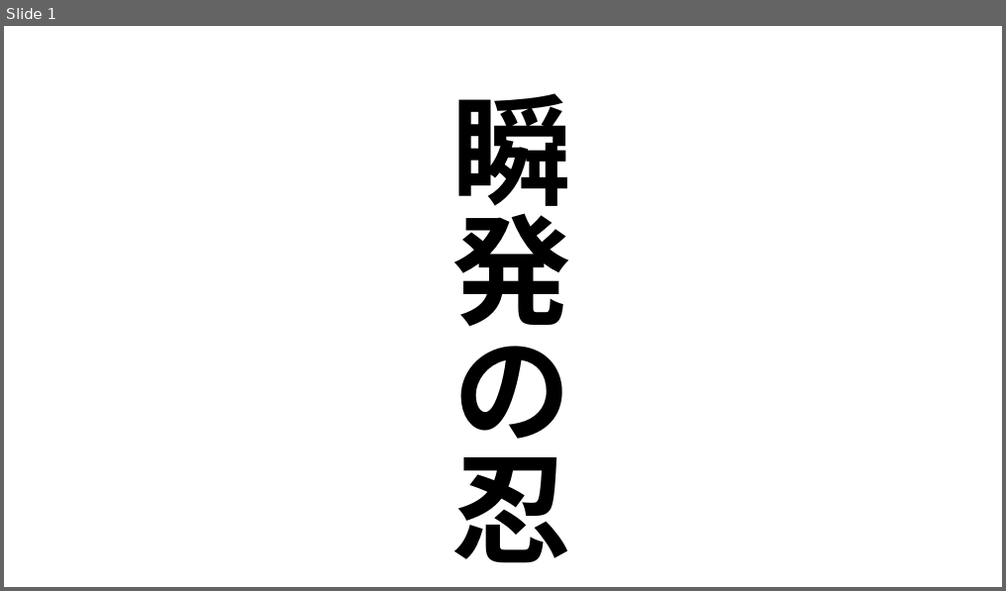
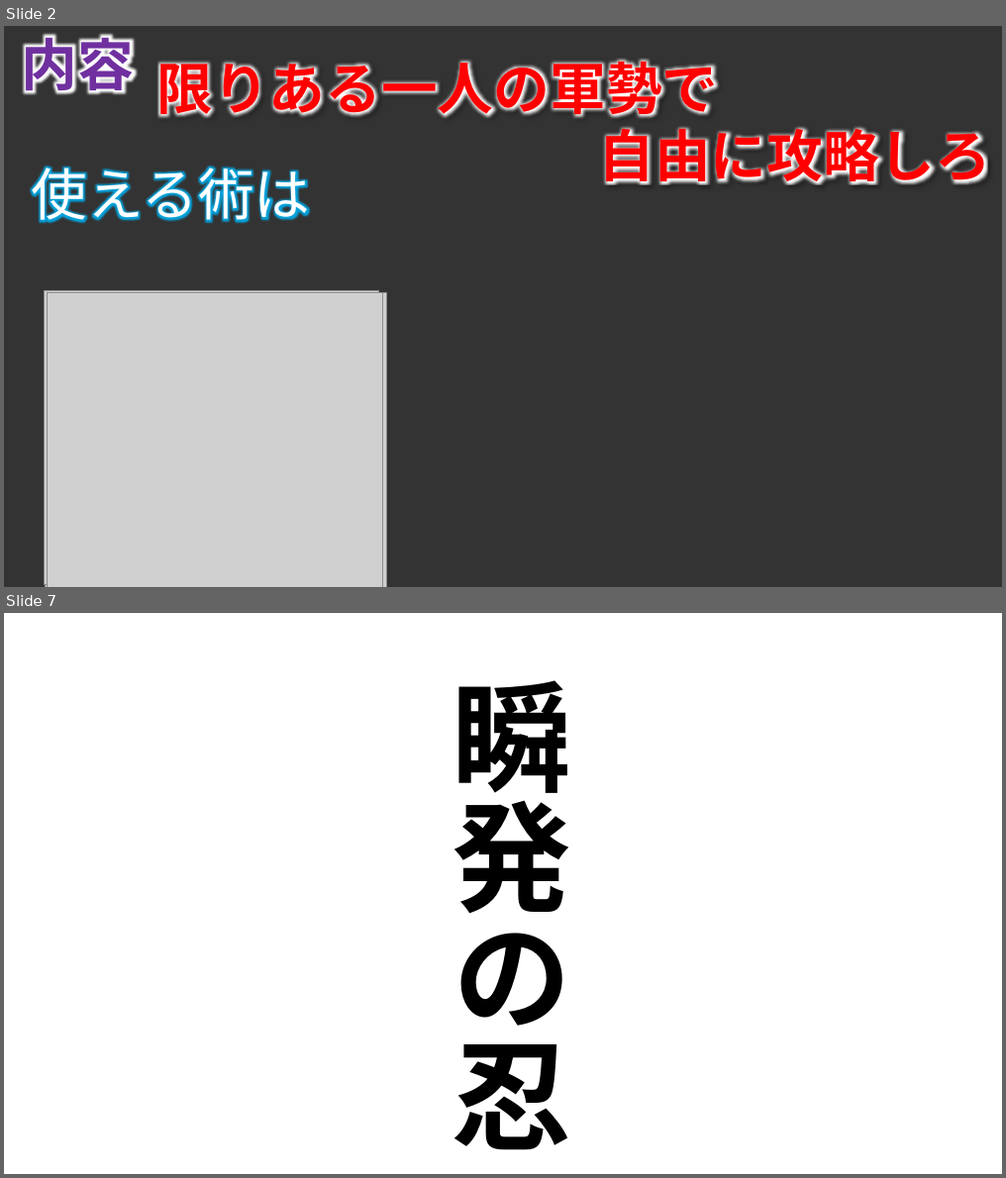
Before and after one commit to TomoyaKanazaki/TeamNinja, a slide deck: 98_plan/00_pptx/99_just.pptx. Shown one above the other, each under a label of ours: slide 1 before the commit, slides 2 and 7 after it; the slides between them are not shown. The pictures are 1006x591 and 1006x1178 pixels, drawn with LibreOffice and Linux fonts; fonts in the diff are those of the drawing; grey boxes stand for pictures; background and template pictures are left out. Boxes give left, top, right and bottom in pixels: in the first picture for what was removed or moved away, otherwise in the second. Text is boxed around its words. In the diff, an @@ line names an element or a change of style, - is before the commit and + after.

```diff
--- a/98_plan/00_pptx/99_just.pptx
+++ b/98_plan/00_pptx/99_just.pptx
@@ slide 2 added at (4,26,1002,587), background picture (left out) @@
@@ rectangle added at (4,26,1002,587), fill #000000 at 80% opacity @@
@@ text added at (22,29,134,100), 54 pt, text #7030A0, bold @@
+内容
@@ text added at (156,59,991,190), 54 pt, text #FF0000, bold @@
+限りある一人の軍勢で
+自由に攻略しろ
@@ text added at (32,166,311,223), 54 pt, text #FFFFFF @@
+使える術は
@@ picture added at (44,291,379,585) @@
@@ picture added at (46,292,381,586) @@
@@ picture added at (46,294,380,587) @@
@@ picture added at (47,294,382,587) @@
@@ picture added at (48,293,383,587) @@
@@ picture added at (49,294,383,587) @@
@@ picture added at (52,293,386,587) @@
@@ what was slide 1 is now slide 7 @@
```
Also in this commit, not shown: 1 slide changed, 5 other slides added.
